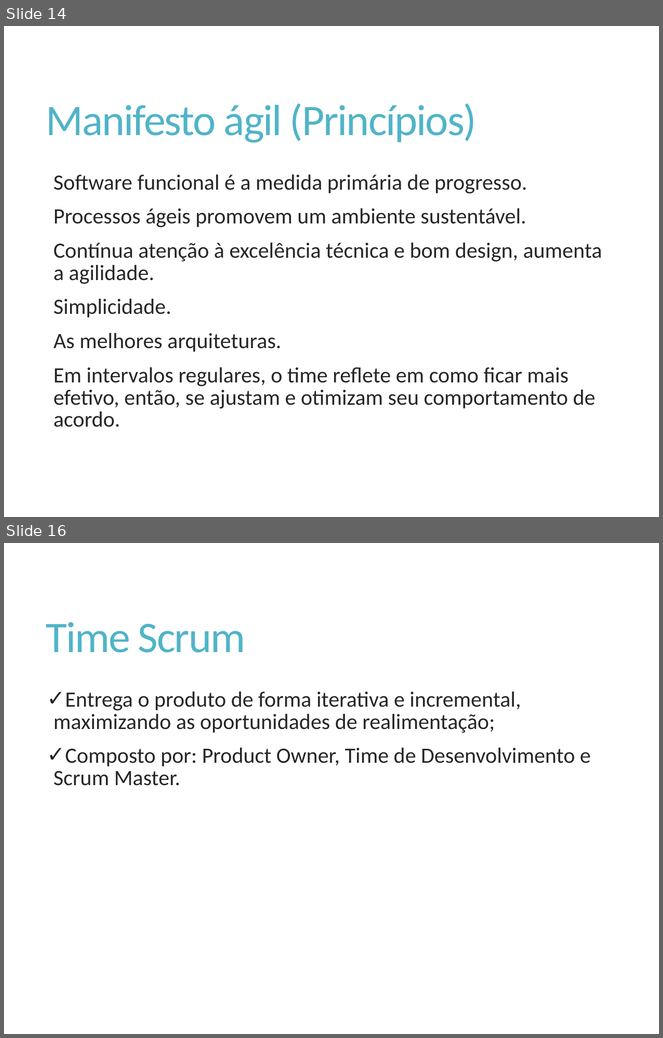
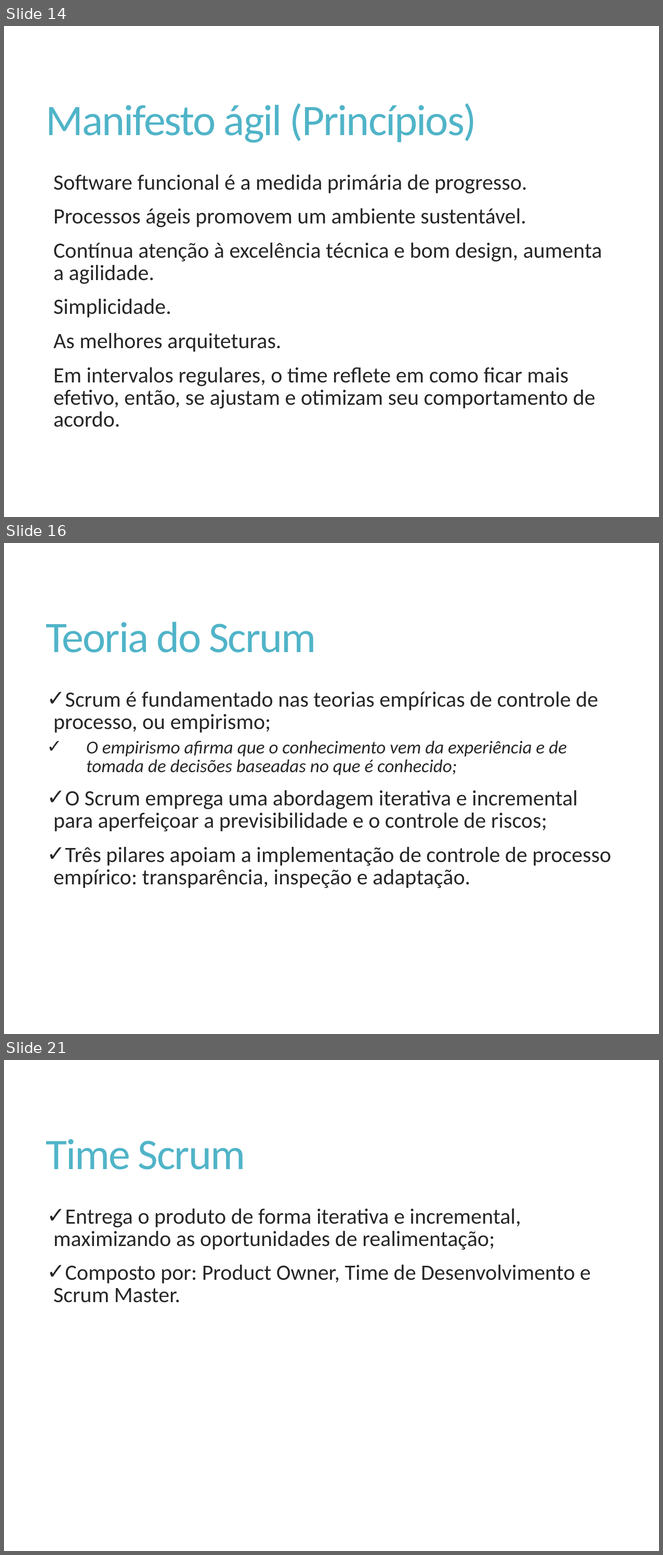
Before and after one commit to Elton-Garbin/TCC-2016, a slide deck: StartIdea/StartIdea.Docs/Apresentacao.pptx. Shown one above the other, each under a label of ours: slides 14 and 16 before the commit, slides 14, 16 and 21 after it; the slides between them are not shown. The pictures are 663x1038 and 663x1555 pixels, drawn with LibreOffice and Linux fonts; fonts in the diff are those of the drawing. Boxes give left, top, right and bottom in pixels: in the first picture for what was removed or moved away, otherwise in the second. Text is boxed around its words. In the diff, an @@ line names an element or a change of style, - is before the commit and + after.

Commit message:
Scrum definição

```diff
--- a/StartIdea/StartIdea.Docs/Apresentacao.pptx
+++ b/StartIdea/StartIdea.Docs/Apresentacao.pptx
@@ slide 16 added at [4, 543, 659, 1034], background #FFFFFF @@
@@ title added at [46, 622, 316, 653], 48 pt, text #50B4C8 @@
+Teoria do Scrum
@@ text added at [53, 692, 611, 888], 24 pt, text #262626 @@
+✓ Scrum é fundamentado nas teorias empíricas de controle de processo, ou empirismo;
+    ✓ O empirismo afirma que o conhecimento vem da experiência e de tomada de decisões baseadas no que é conhecido;
+✓ O Scrum emprega uma abordagem iterativa e incremental para aperfeiçoar a previsibilidade e o controle de riscos;
+✓ Três pilares apoiam a implementação de controle de processo empírico: transparência, inspeção e adaptação.
@@ what was slide 16 is now slide 21 @@
```
Also in this commit, not shown: 2 slides changed, 6 other slides added, 1 slide removed.
